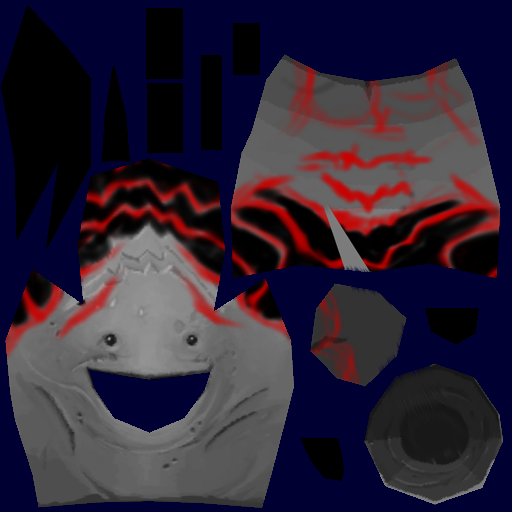
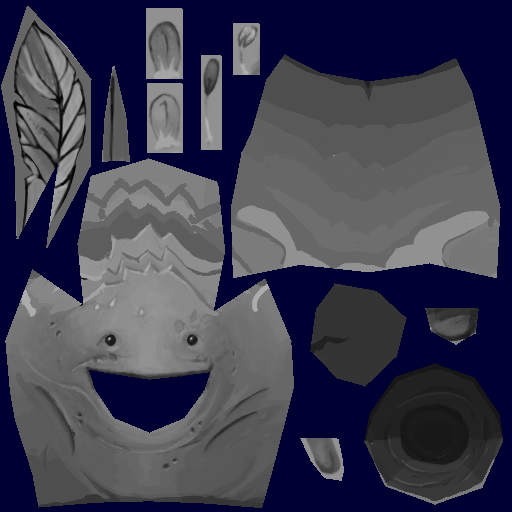
The second 512 x 512 image is a revision of the first. Changes to its layers:
renamed "Layer 15" to "Sketch", hid it, painted on it, masked it over (1, 6, 503, 508)
added layer "Layer 15" above "Group 1" over (15, 110, 501, 317)
